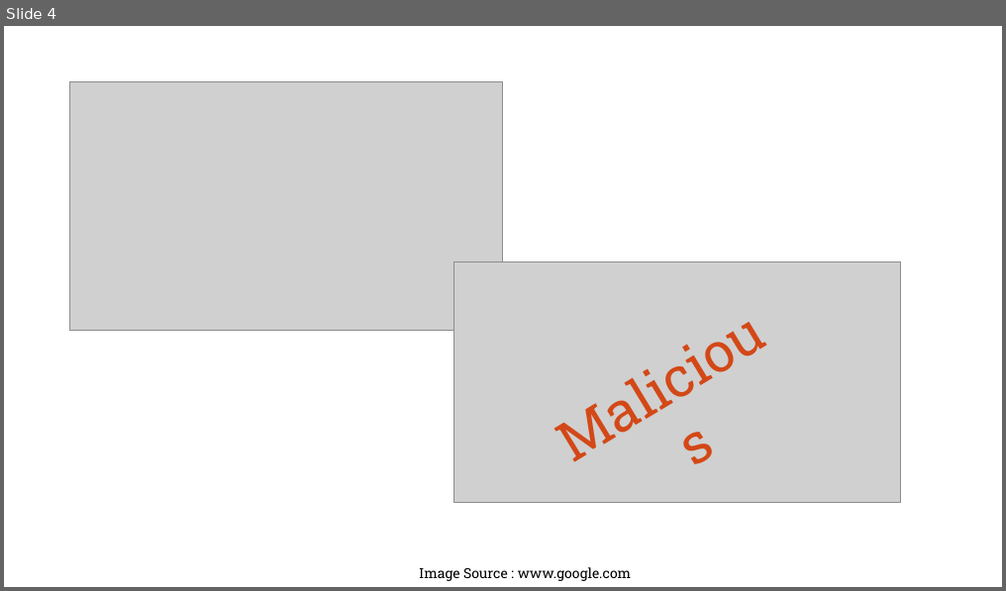
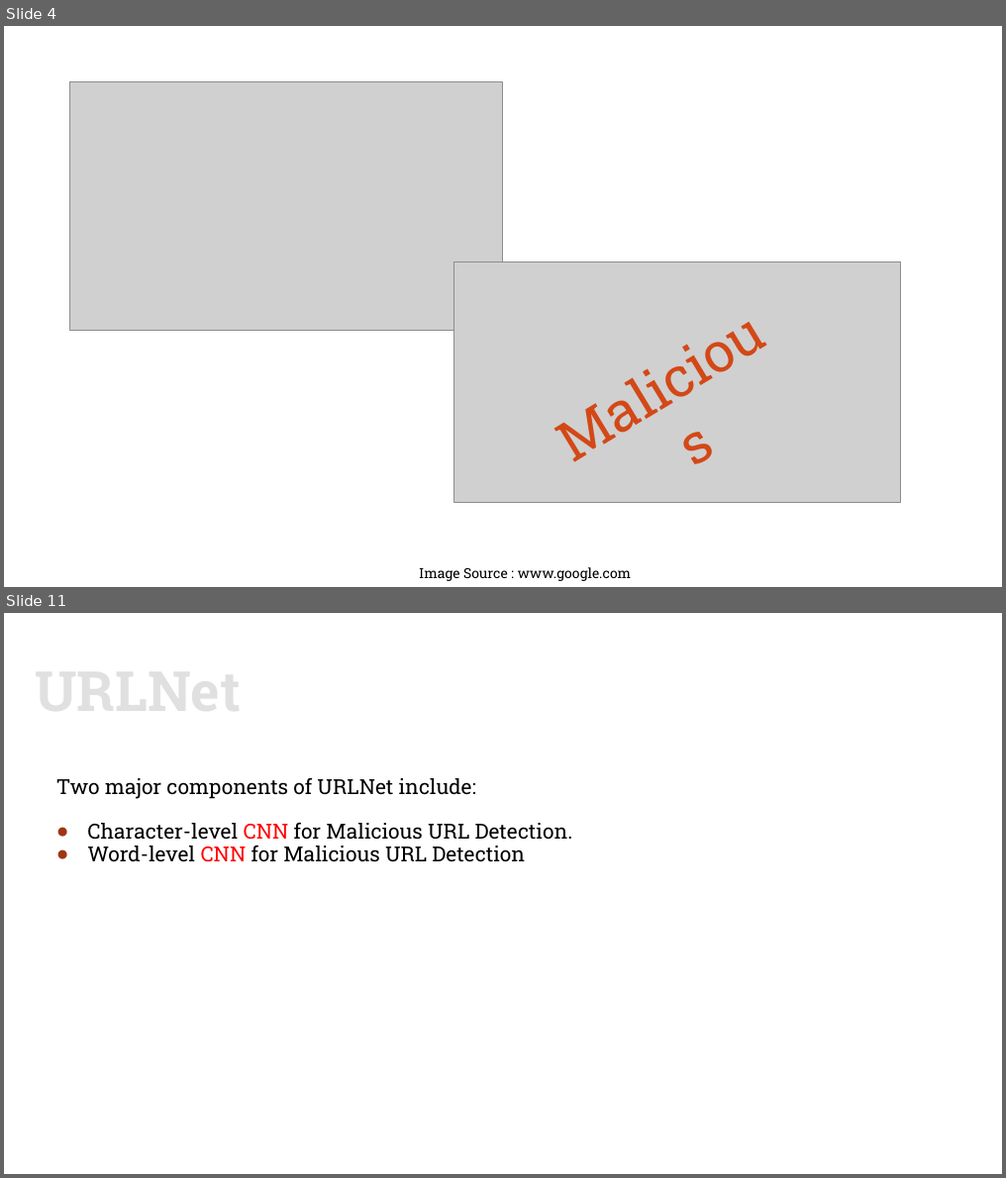
Before and after one commit to rajatb115/SIV-assignment, a slide deck: PPT/SIV.pptx. Shown one above the other, each under a label of ours: slide 4 before the commit, slides 4 and 11 after it; the slides between them are not shown. The pictures are 1006x591 and 1006x1178 pixels, drawn with LibreOffice and Linux fonts; fonts in the diff are those of the drawing; grey boxes stand for pictures; background and template pictures are left out. Boxes give left, top, right and bottom in pixels: in the first picture for what was removed or moved away, otherwise in the second. Text is boxed around its words. In the diff, an @@ line names an element or a change of style, - is before the commit and + after.

Commit message:
ppt1

```diff
--- a/PPT/SIV.pptx
+++ b/PPT/SIV.pptx
@@ slide 11 added at (4,613,1002,1174), background #FFFFFF; not listed: 1 template element that a slide beside it also shows @@
@@ text added at (56,777,573,862), 15 pt, text #000000 @@
+Two major components of URLNet include:
+● Character-level CNN for Malicious URL Detection.
+● Word-level CNN for Malicious URL Detection
@@ text added at (317,779,393,794), 40 pt, text pattern #696464 on #E1E0E0, bold @@
+URLNet
```
Also in this commit, not shown: 2 slides changed, 2 other slides added, 2 slides removed.
